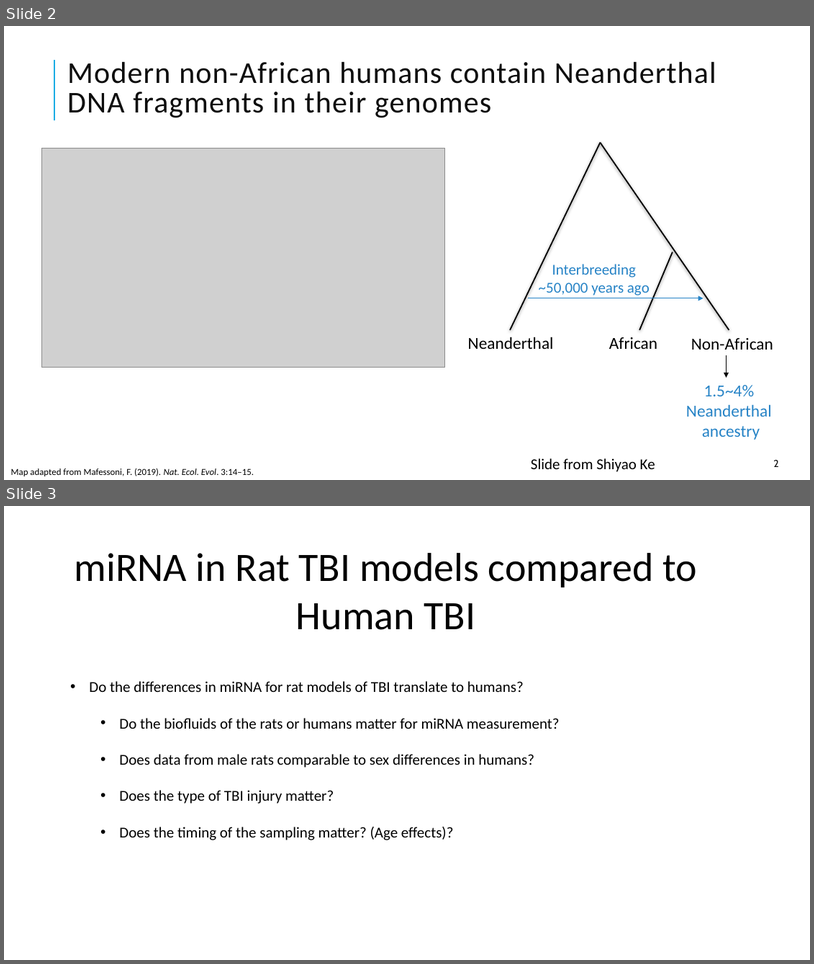
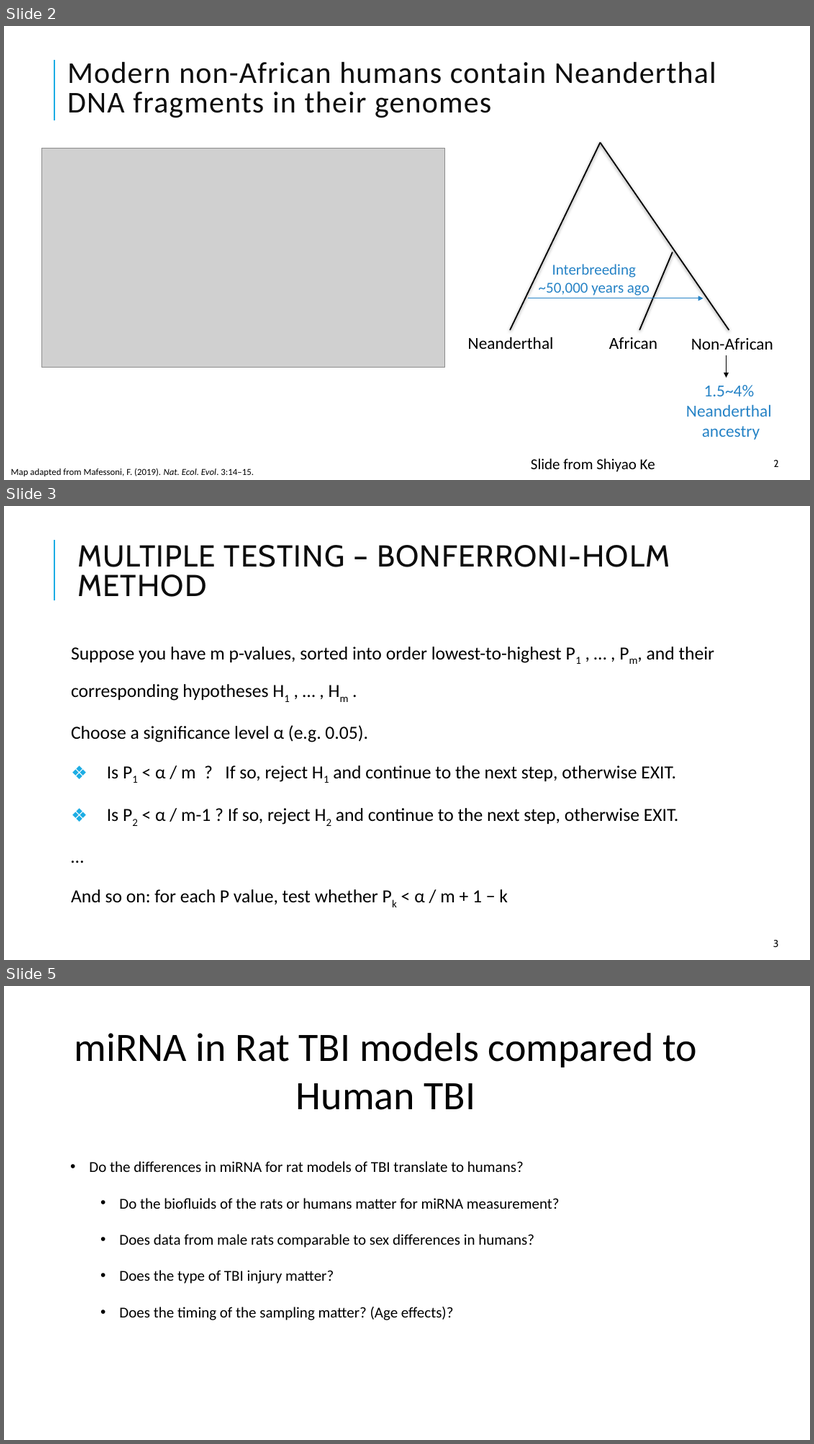
Before and after one commit to jpwhalley/2025_Biostatistics, a slide deck: 2_Getting_Data.pptx. Shown one above the other, each under a label of ours: slides 2 and 3 before the commit, slides 2, 3 and 5 after it; the slides between them are not shown. The pictures are 814x964 and 814x1444 pixels, drawn with LibreOffice and Linux fonts; fonts in the diff are those of the drawing; grey boxes stand for pictures. Boxes give left, top, right and bottom in pixels: in the first picture for what was removed or moved away, otherwise in the second. Text is boxed around its words. In the diff, an @@ line names an element or a change of style, - is before the commit and + after.

```diff
--- a/2_Getting_Data.pptx
+++ b/2_Getting_Data.pptx
@@ slide 3 added at [4,506,810,960], background #FFFFFF; not listed: 1 template element that a slide beside it also shows @@
@@ title added at [77,545,670,597], 36 pt, text #0D0D0D @@
+MULTIPLE TESTING – BONFERRONI-HOLM METHOD
@@ text added at [71,646,715,904], 22 pt, text #000000 @@
+  Suppose you have m p-values, sorted into order lowest-to-highest P1 , … , Pm, and their corresponding hypotheses H1 , … , Hm .
+  Choose a significance level α (e.g. 0.05).
+  ❖ Is P1 < α / m ? If so, reject H1 and continue to the next step, otherwise EXIT.
+  ❖ Is P2 < α / m-1 ? If so, reject H2 and continue to the next step, otherwise EXIT.
+  …
+  And so on: for each P value, test whether Pk < α / m + 1 − k
@@ page number added at [774,939,779,947], 12 pt, text #0D0D0D @@
+3
@@ what was slide 3 is now slide 5 @@
```
Also in this commit, not shown: 1 other slide added, 5 other files.
